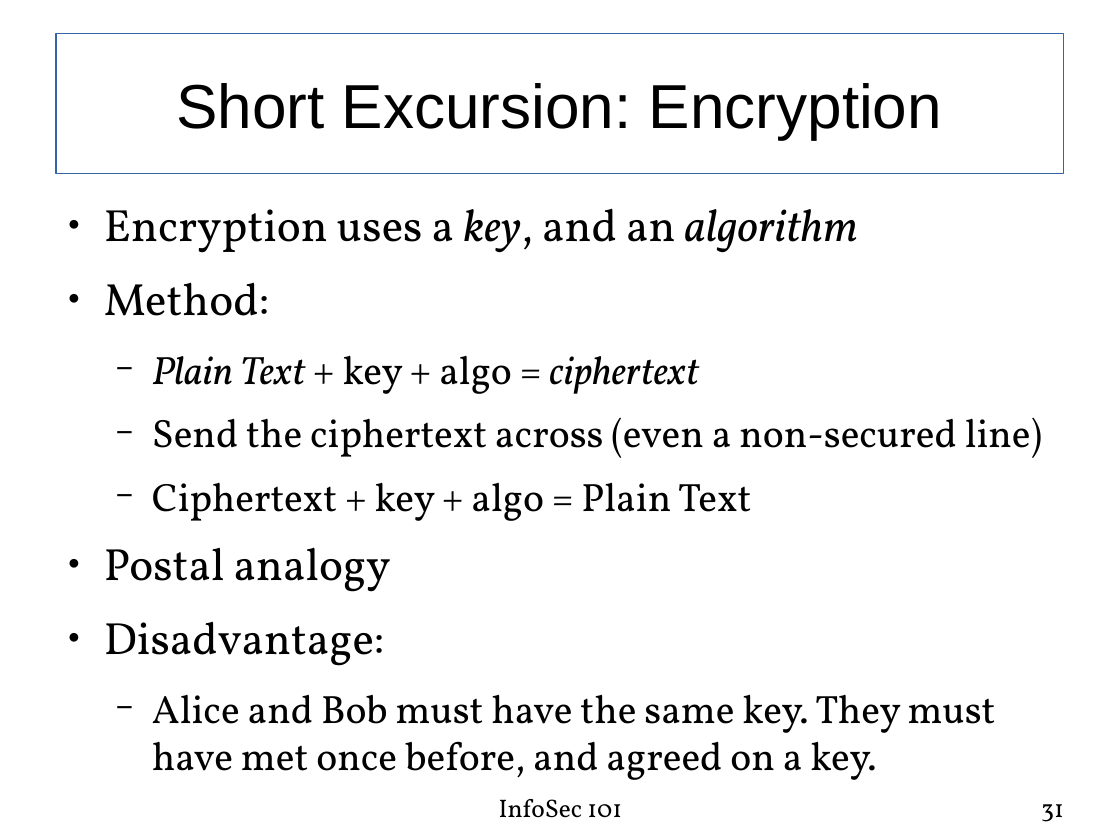
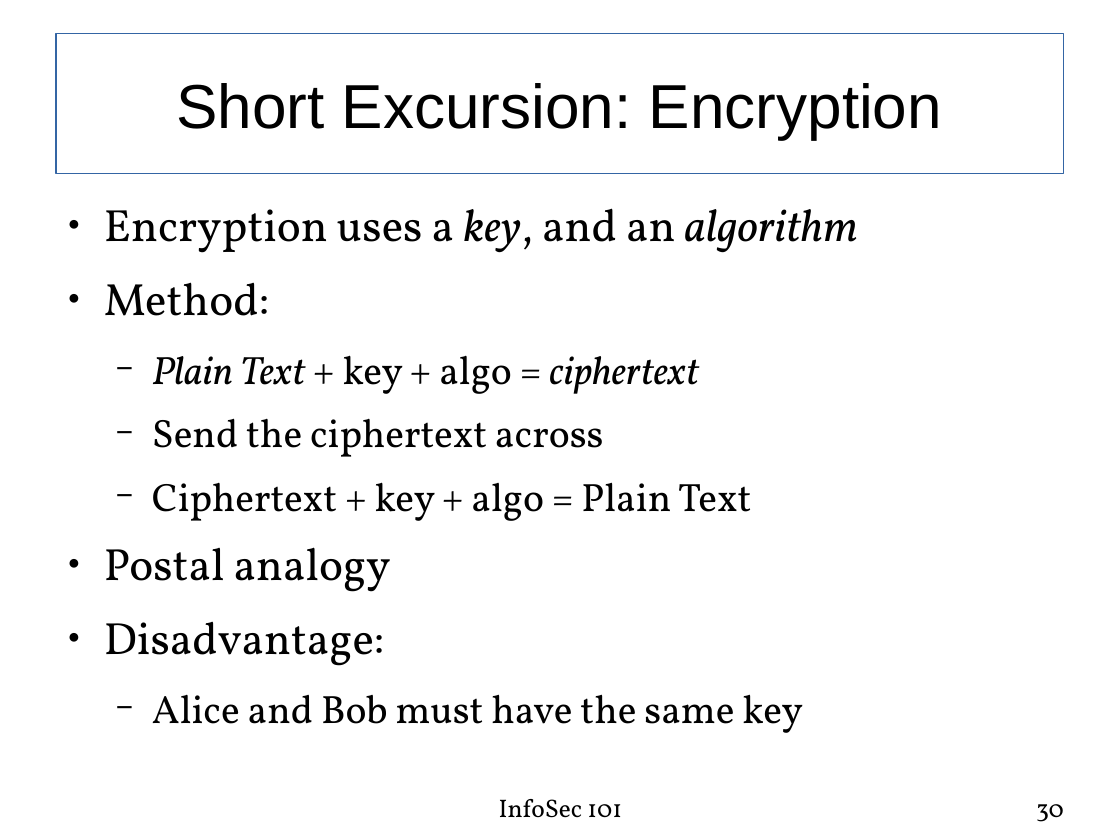
Before and after one commit to fabianlischka/InfoSec101, a slide deck: slide 30 of InfoSec101-Presentation-FCC-2015-02-26.odp (slide 31 before the commit). Drawn at 1120x840 pixels with LibreOffice and Linux fonts; fonts in the diff are those of the drawing. Boxes give left, top, right and bottom in pixels: in the first picture for what was removed or moved away, otherwise in the second. Text is boxed around its words. In the diff, an @@ line names an element or a change of style, - is before the commit and + after.

```diff
--- a/InfoSec101-Presentation-FCC-2015-02-26.odp
+++ b/InfoSec101-Presentation-FCC-2015-02-26.odp
@@ text at bbox=[152, 418, 604, 457]: text changed @@
-  − Send the ciphertext across (even a non-secured line)
+  − Send the ciphertext across
@@ text at bbox=[152, 694, 803, 733]: text changed @@
-  − Alice and Bob must have the same key. They must have met once before, and agreed on a key.
+  − Alice and Bob must have the same key
@@ page number at bbox=[1036, 804, 1064, 822]: text changed @@
-31
+30
```
Also in this commit, not shown: 12 other slides changed, 1 slide removed.
